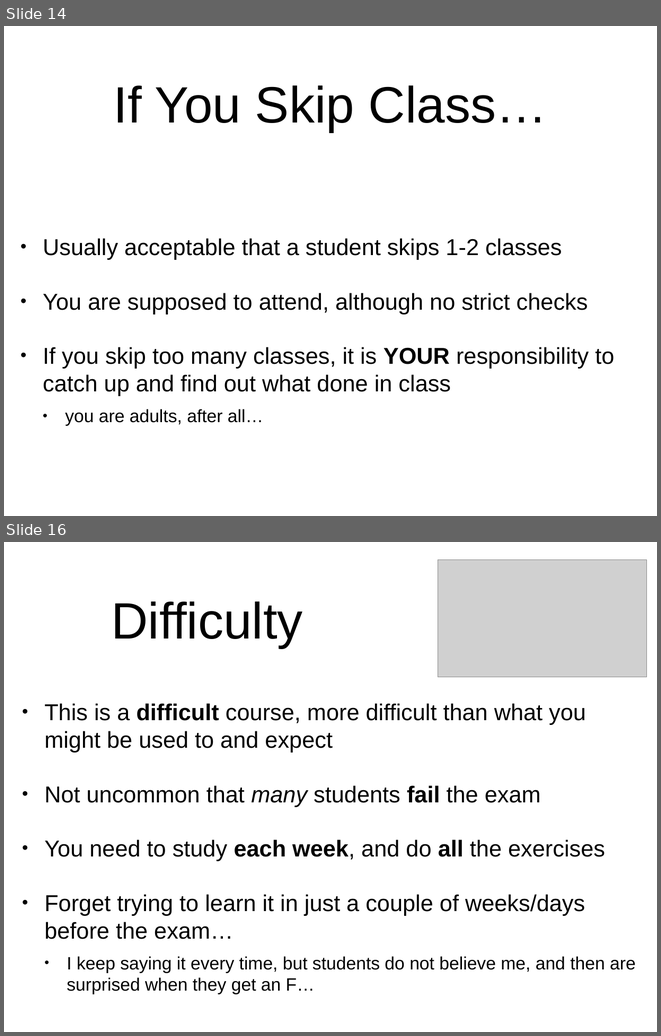
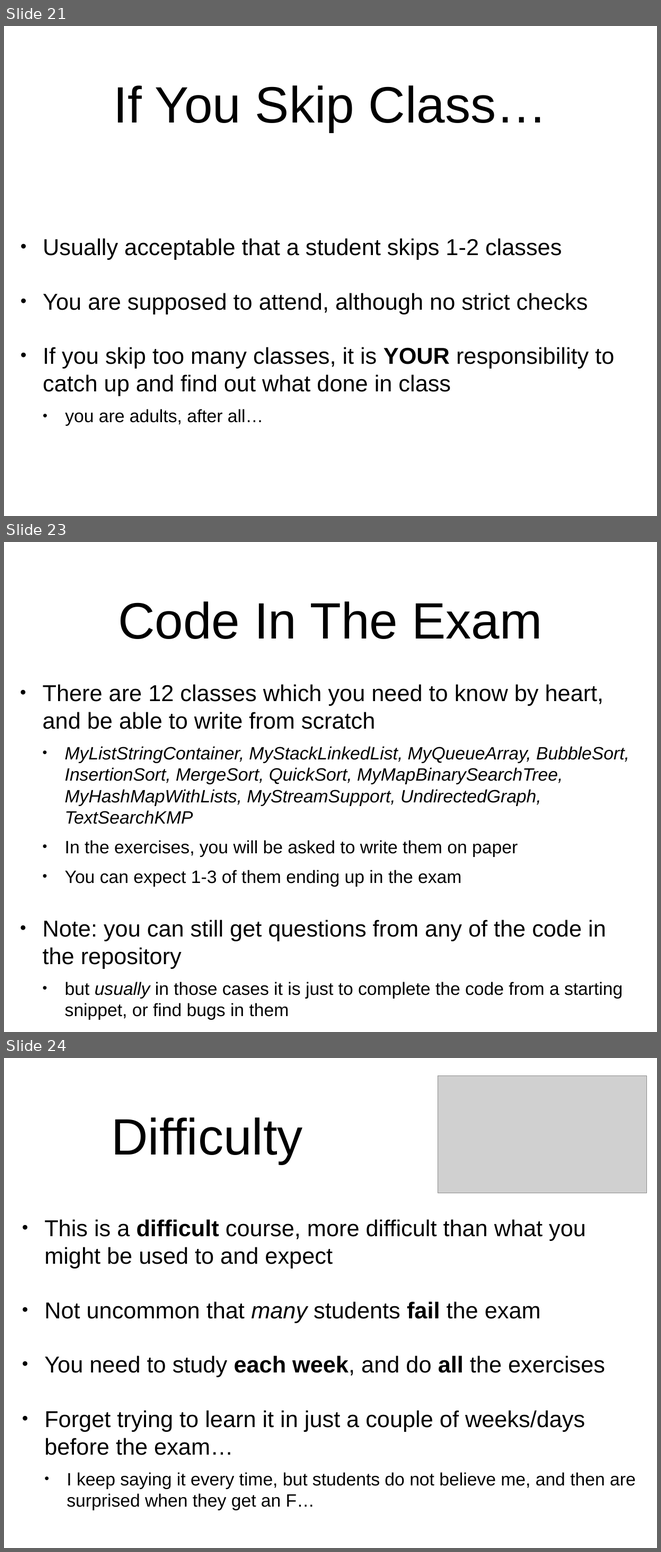
Before and after one commit to arcuri82/algorithms, a slide deck: docs/slides/01/01_intro.pptx. Shown one above the other, each under a label of ours: slides 14 and 16 before the commit, slides 21, 23 and 24 after it; the slides between them are not shown. The pictures are 661x1036 and 661x1552 pixels, drawn with LibreOffice and Linux fonts; fonts in the diff are those of the drawing; grey boxes stand for pictures. Boxes give left, top, right and bottom in pixels: in the first picture for what was removed or moved away, otherwise in the second. Text is boxed around its words. In the diff, an @@ line names an element or a change of style, - is before the commit and + after.

```diff
--- a/docs/slides/01/01_intro.pptx
+++ b/docs/slides/01/01_intro.pptx
@@ slide 23 added at bbox=[4, 542, 657, 1032], background #FFFFFF @@
@@ title added at bbox=[118, 601, 542, 639], 80 pt, text #000000 @@
+Code In The Exam
@@ text added at bbox=[43, 684, 629, 1020], 28 pt, text #000000 @@
+• There are 12 classes which you need to know by heart, and be able to write from scratch
+  • MyListStringContainer, MyStackLinkedList, MyQueueArray, BubbleSort, InsertionSort, MergeSort, QuickSort, MyMapBinarySearchTree, MyHashMapWithLists, MyStreamSupport, UndirectedGraph, TextSearchKMP
+  • In the exercises, you will be asked to write them on paper
+  • You can expect 1-3 of them ending up in the exam
+• Note: you can still get questions from any of the code in the repository
+  • but usually in those cases it is just to complete the code from a starting snippet, or find bugs in them
@@ what was slide 14 is now slide 21 @@
@@ what was slide 16 is now slide 24 @@
```
Also in this commit, not shown: 7 slides changed, 8 other slides added, 2 other files.
